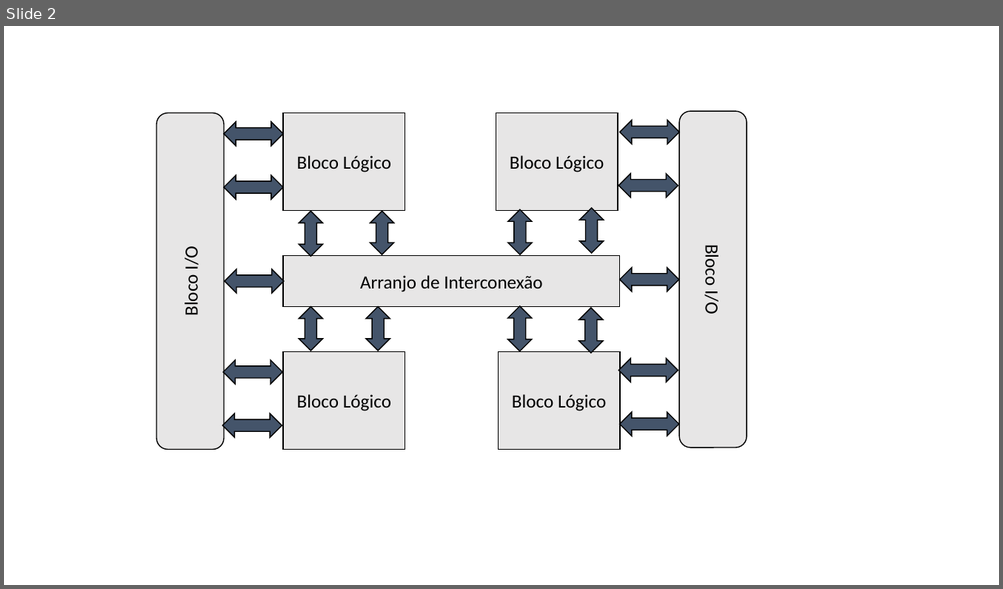
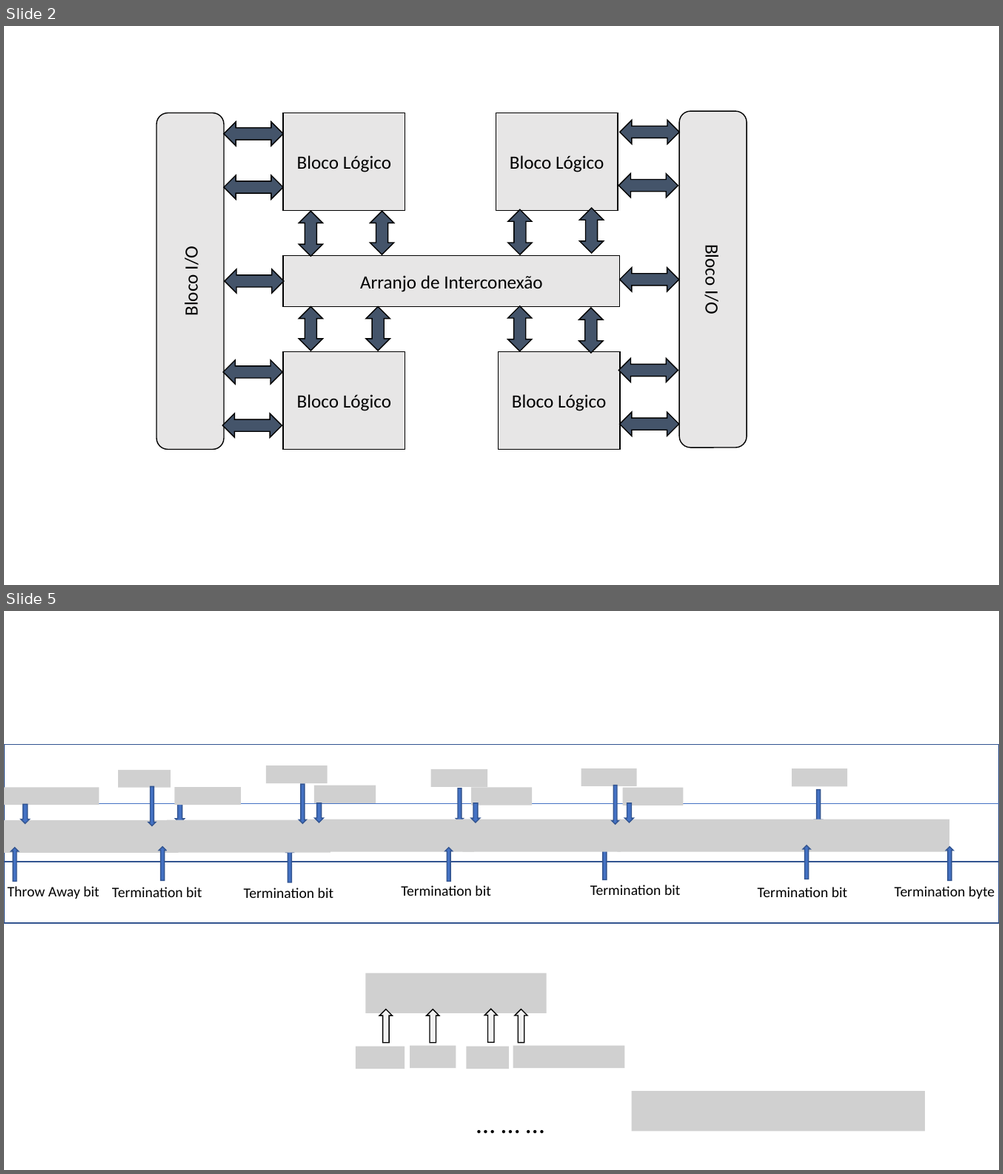
Before and after one commit to Phzera/LaFA_MCU, a slide deck: diagramas.pptx. Shown one above the other, each under a label of ours: slide 2 before the commit, slides 2 and 5 after it; the slides between them are not shown. The pictures are 1003x589 and 1003x1174 pixels, drawn with LibreOffice and Linux fonts; fonts in the diff are those of the drawing; grey boxes stand for pictures. Boxes give left, top, right and bottom in pixels: in the first picture for what was removed or moved away, otherwise in the second. Text is boxed around its words. In the diff, an @@ line names an element or a change of style, - is before the commit and + after.

```diff
--- a/diagramas.pptx
+++ b/diagramas.pptx
@@ slide 5 added at (x1=4, y1=611, x2=999, y2=1170), background #FFFFFF @@
@@ group added at (x1=4, y1=744, x2=999, y2=923): 17 up arrows, 15 pictures, 7 texts, 2 rectangles, 1 line @@
+Throw Away bit
+Termination bit
+Termination bit
+Termination bit
+Termination bit
+Termination bit
+Termination byte
@@ group added at (x1=356, y1=974, x2=625, y2=1069): 5 pictures, 4 up arrows @@
@@ picture added at (x1=632, y1=1091, x2=925, y2=1132) @@
@@ text added at (x1=469, y1=1103, x2=560, y2=1145), 26 pt, text #000000 @@
+… … …
```
Also in this commit, not shown: 1 slide changed, 1 other file.
